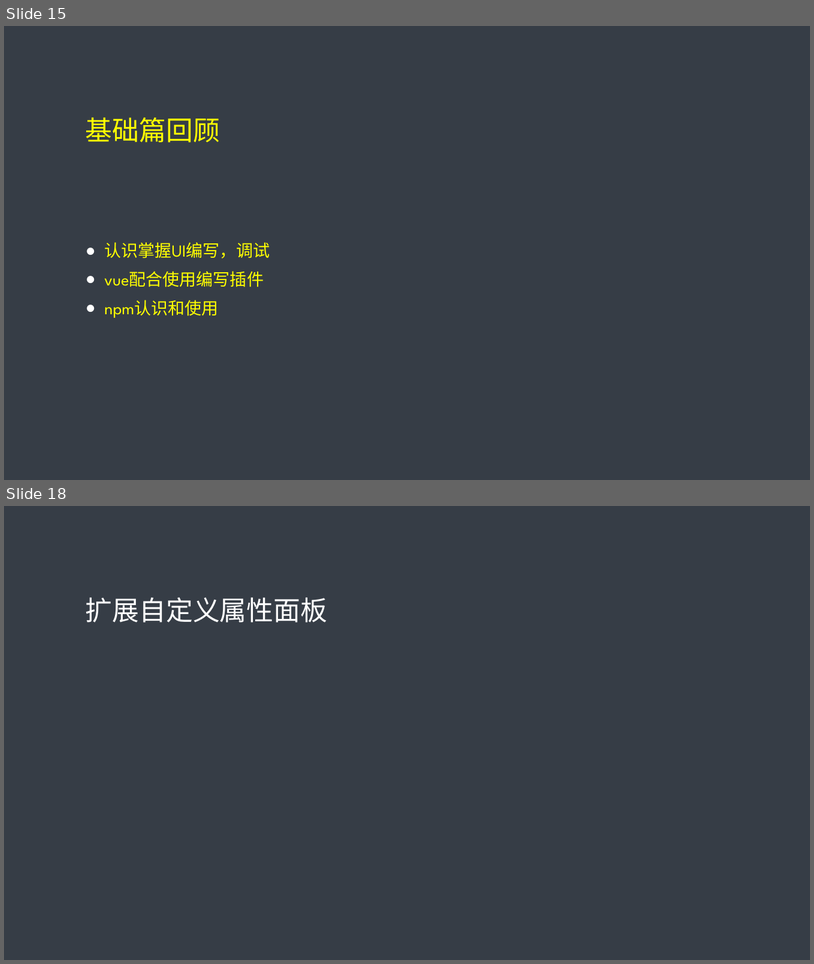
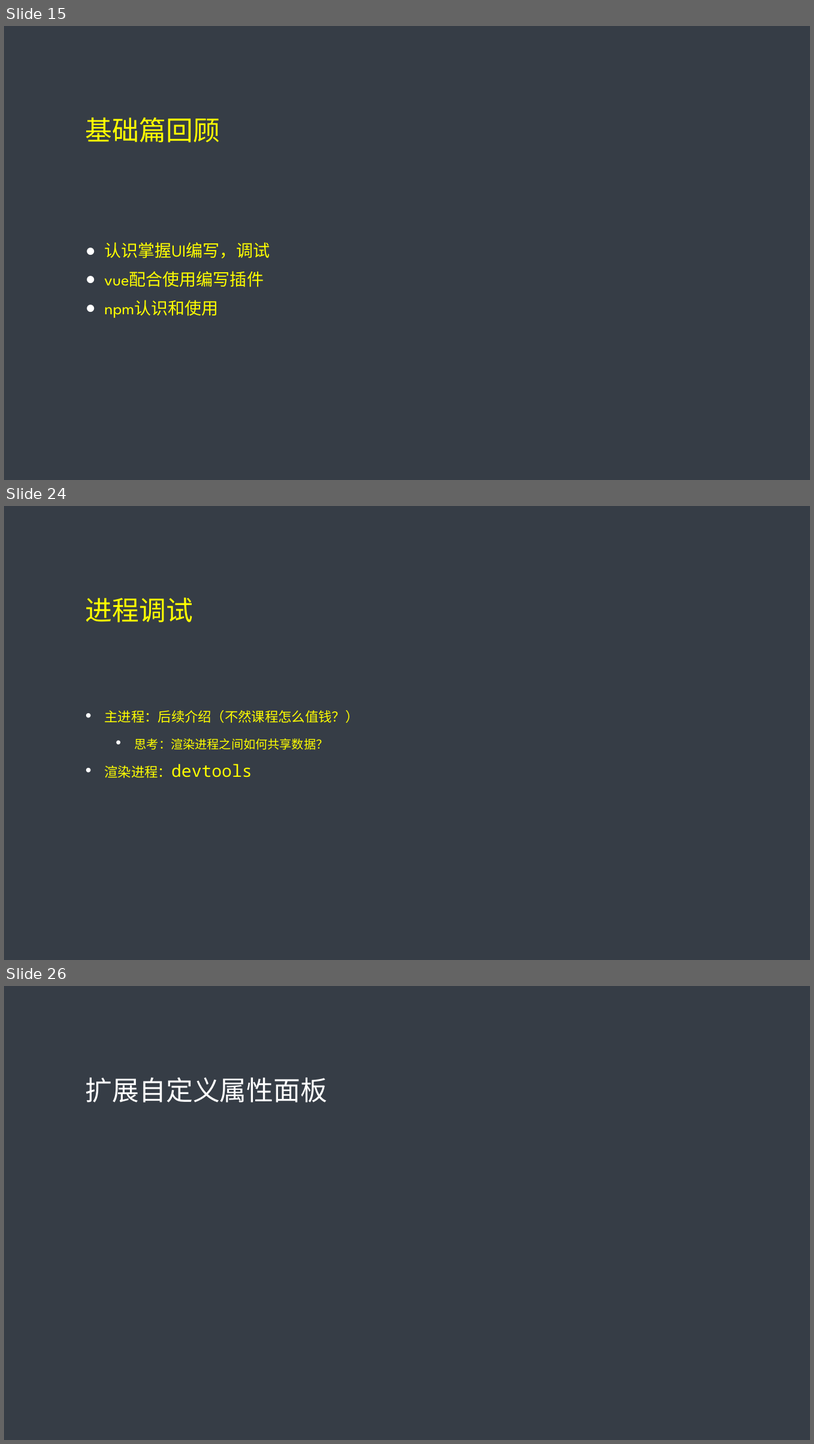
Before and after one commit to tidys/cc-plugin-train, a slide deck: 插件课程文档/插件网络课程.pptx. Shown one above the other, each under a label of ours: slides 15 and 18 before the commit, slides 15, 24 and 26 after it; the slides between them are not shown. The pictures are 814x964 and 814x1444 pixels, drawn with LibreOffice and Linux fonts; fonts in the diff are those of the drawing. Boxes give left, top, right and bottom in pixels: in the first picture for what was removed or moved away, otherwise in the second. Text is boxed around its words. In the diff, an @@ line names an element or a change of style, - is before the commit and + after.

```diff
--- a/插件课程文档/插件网络课程.pptx
+++ b/插件课程文档/插件网络课程.pptx
@@ slide 24 added at <box>4,506,810,960</box>, background #363D46 @@
@@ title added at <box>86,597,193,622</box>, 32 pt, text #FFFF00 @@
+进程调试
@@ text added at <box>104,710,359,778</box>, 20 pt, text #FFFF00, small capitals @@
+• 主进程：后续介绍（不然课程怎么值钱？）
+  • 思考：渲染进程之间如何共享数据？
+• 渲染进程：devtools
@@ what was slide 18 is now slide 26 @@
```
Also in this commit, not shown: 2 slides changed, 7 other slides added, 2 slides removed, 12 other files.
